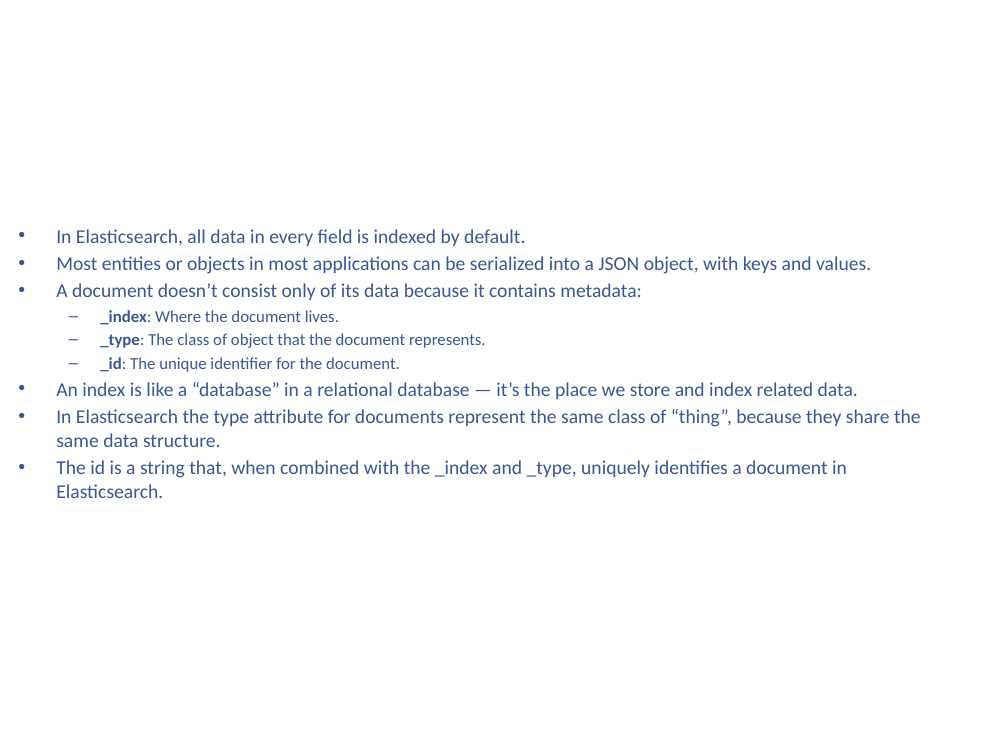
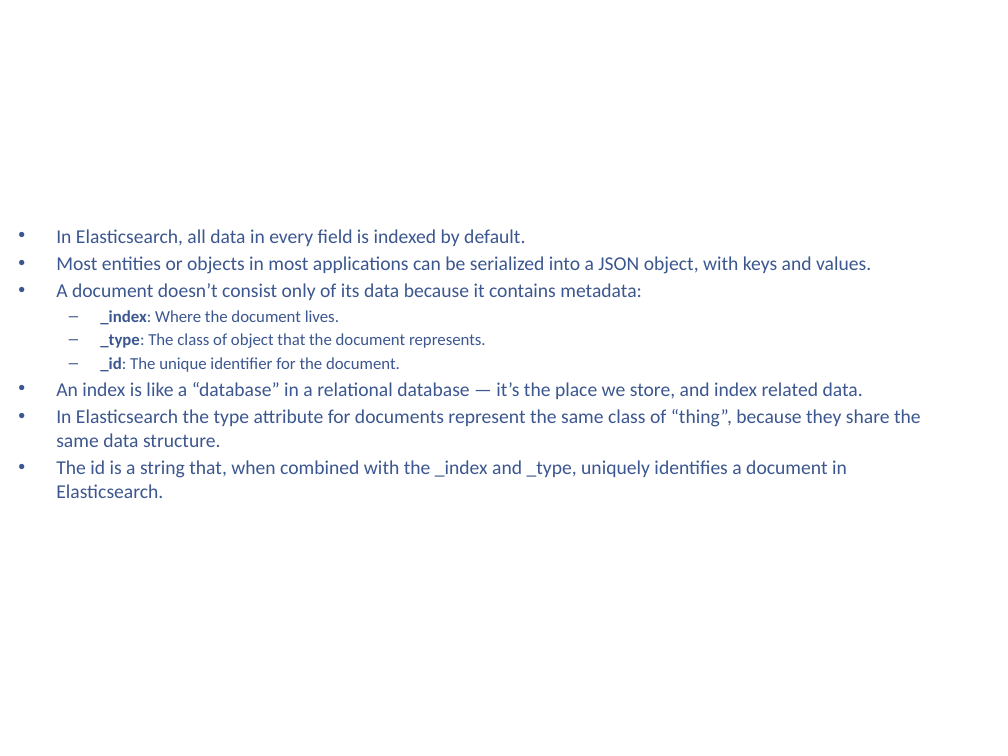
Before and after one commit to kenshincommon/ppts, a slide deck: slide 13 of Presentations/ElasticSearch/ElasticSearch.pptx (slide 12 before the commit). Drawn at 1008x756 pixels with LibreOffice and Linux fonts; fonts in the diff are those of the drawing; background and template pictures are left out. Boxes give left, top, right and bottom in pixels: in the first picture for what was removed or moved away, otherwise in the second. Text is boxed around its words. In the diff, an @@ line names an element or a change of style, - is before the commit and + after.

```diff
--- a/Presentations/ElasticSearch/ElasticSearch.pptx
+++ b/Presentations/ElasticSearch/ElasticSearch.pptx
@@ text at bbox=[56, 382, 863, 399]: text changed @@
-• An index is like a “database” in a relational database — it’s the place we store and index related data.
+• An index is like a “database” in a relational database — it’s the place we store, and index related data.
```
Also in this commit, not shown: 12 other slides changed, 10 slides added, 11 other files.
